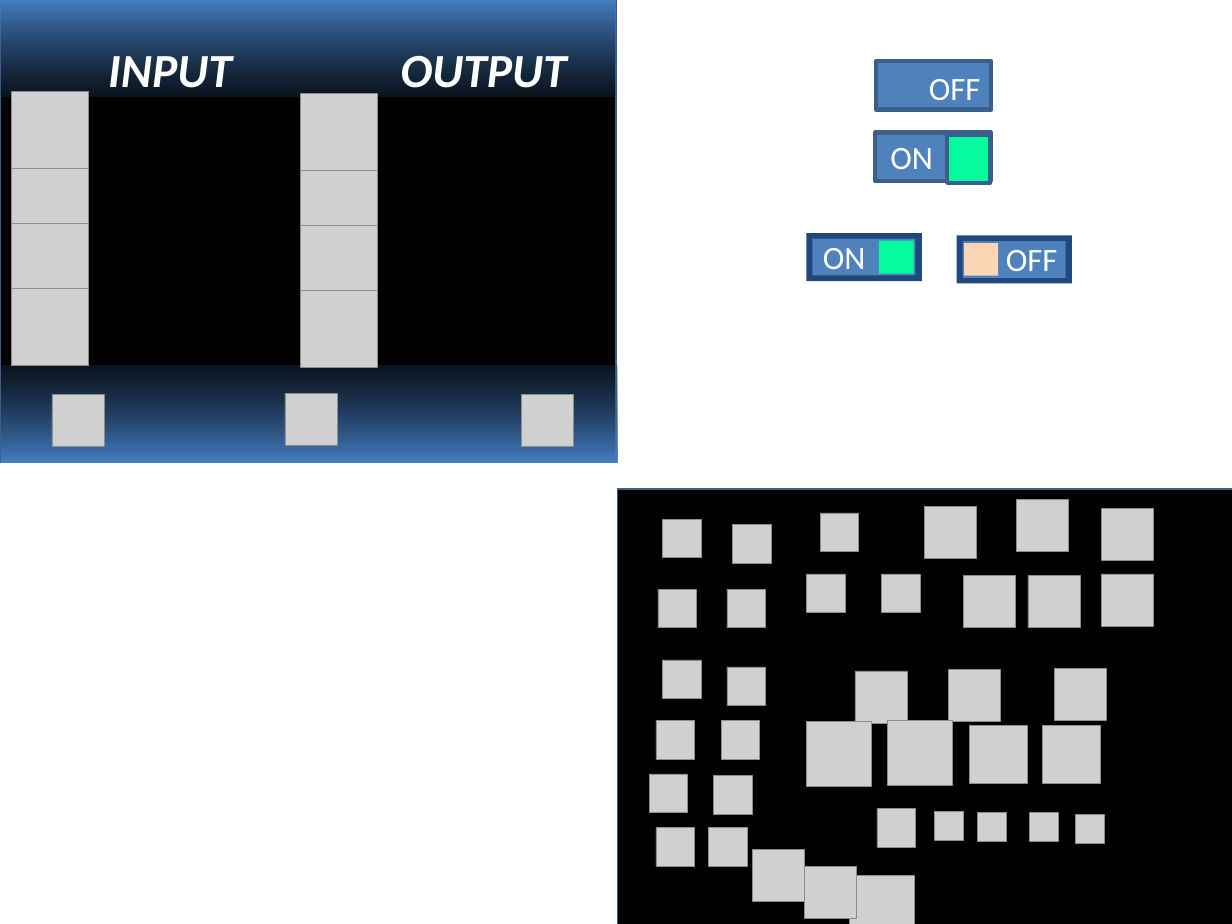
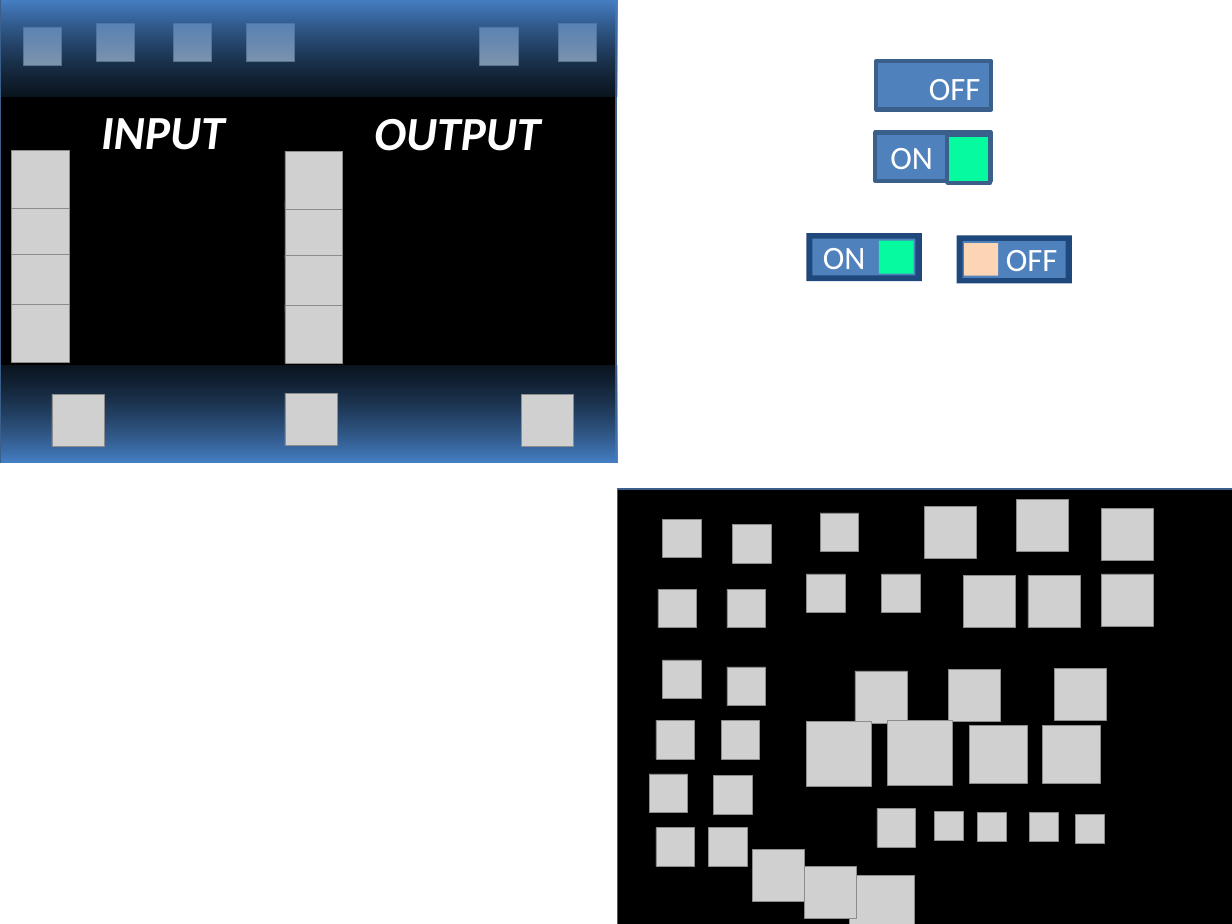
Before and after one commit to a-kbv/ESP32_NEXTION_PORTABLE_POWER_STATION, a slide deck: slide 1 of DESIGN/POWER_STATION.pptx. Drawn at 1232x924 pixels with LibreOffice and Linux fonts; fonts in the diff are those of the drawing; grey boxes stand for pictures. Boxes give left, top, right and bottom in pixels: in the first picture for what was removed or moved away, otherwise in the second. Text is boxed around its words. In the diff, an @@ line names an element or a change of style, - is before the commit and + after.

```diff
--- a/DESIGN/POWER_STATION.pptx
+++ b/DESIGN/POWER_STATION.pptx
@@ picture added at <box>23,27,62,66</box> @@
@@ picture added at <box>96,23,135,62</box> @@
@@ picture added at <box>173,23,212,62</box> @@
@@ picture added at <box>246,23,294,62</box> @@
@@ picture added at <box>480,27,518,66</box> @@
@@ picture added at <box>558,23,597,62</box> @@
@@ text "INPUT" rewrapped from <box>108,56,232,99</box> to <box>101,118,225,150</box> @@
@@ text "OUTPUT" rewrapped from <box>401,56,567,99</box> to <box>374,119,540,151</box> @@
@@ picture: place and size @@
-picture at <box>12,91,88,168</box>
+picture at <box>12,150,69,208</box>
@@ picture: place and size @@
-picture at <box>300,93,377,170</box>
+picture at <box>285,151,343,209</box>
@@ picture: place and size @@
-picture at <box>12,154,88,231</box>
+picture at <box>12,200,69,258</box>
@@ picture: place and size @@
-picture at <box>300,156,377,233</box>
+picture at <box>285,201,343,259</box>
@@ picture: place and size @@
-picture at <box>12,223,88,300</box>
+picture at <box>12,254,69,312</box>
@@ picture: place and size @@
-picture at <box>300,225,377,302</box>
+picture at <box>285,255,343,313</box>
@@ picture: place and size @@
-picture at <box>12,288,88,365</box>
+picture at <box>12,304,69,362</box>
@@ picture: place and size @@
-picture at <box>300,290,377,367</box>
+picture at <box>285,305,343,363</box>
```
Also in this commit, not shown: 3 other slides changed.
